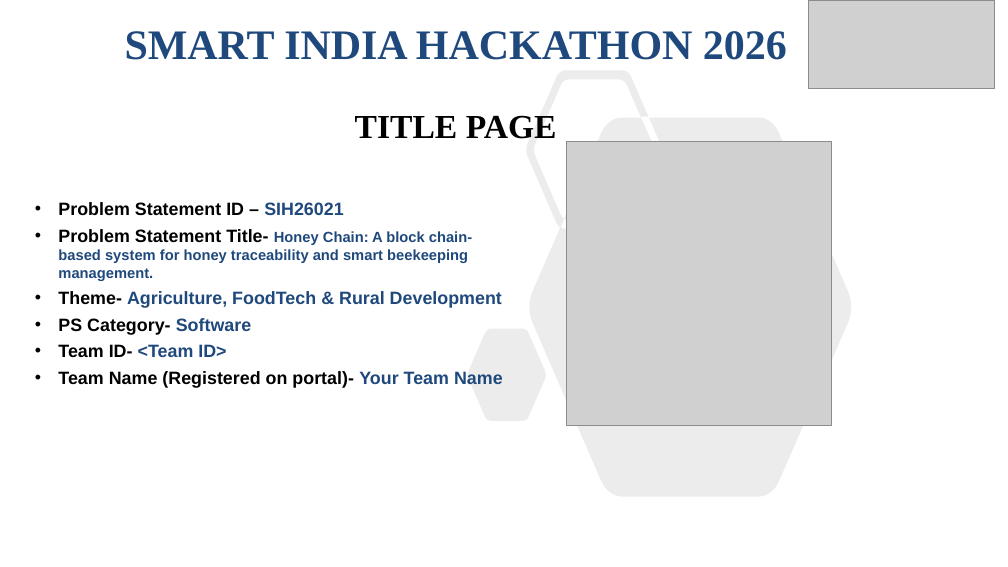
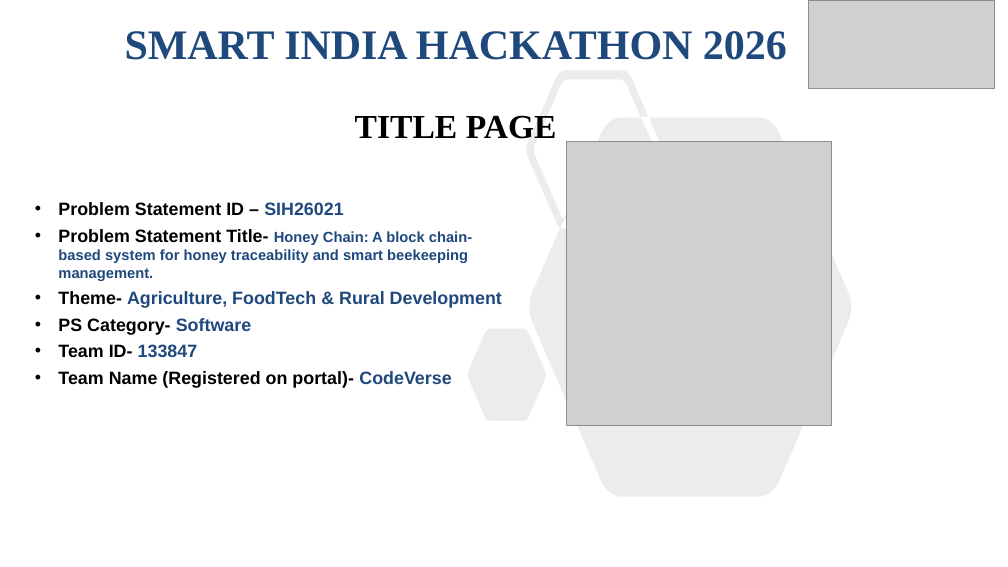
Before and after one commit to Suyash2527/HoneyChain, a slide deck: slide 1 of docs/SIH2026-Idea-Presentation.pptx. Drawn at 1008x567 pixels with LibreOffice and Linux fonts; fonts in the diff are those of the drawing; grey boxes stand for pictures. Boxes give left, top, right and bottom in pixels: in the first picture for what was removed or moved away, otherwise in the second. Text is boxed around its words. In the diff, an @@ line names an element or a change of style, - is before the commit and + after.

```diff
--- a/docs/SIH2026-Idea-Presentation.pptx
+++ b/docs/SIH2026-Idea-Presentation.pptx
@@ text at (58,344,451,388): text changed @@
-• Team ID- <Team ID>
-• Team Name (Registered on portal)- Your Team Name
+• Team ID- 133847
+• Team Name (Registered on portal)- CodeVerse
```
Also in this commit, not shown: 5 other slides changed, 1 other file.
